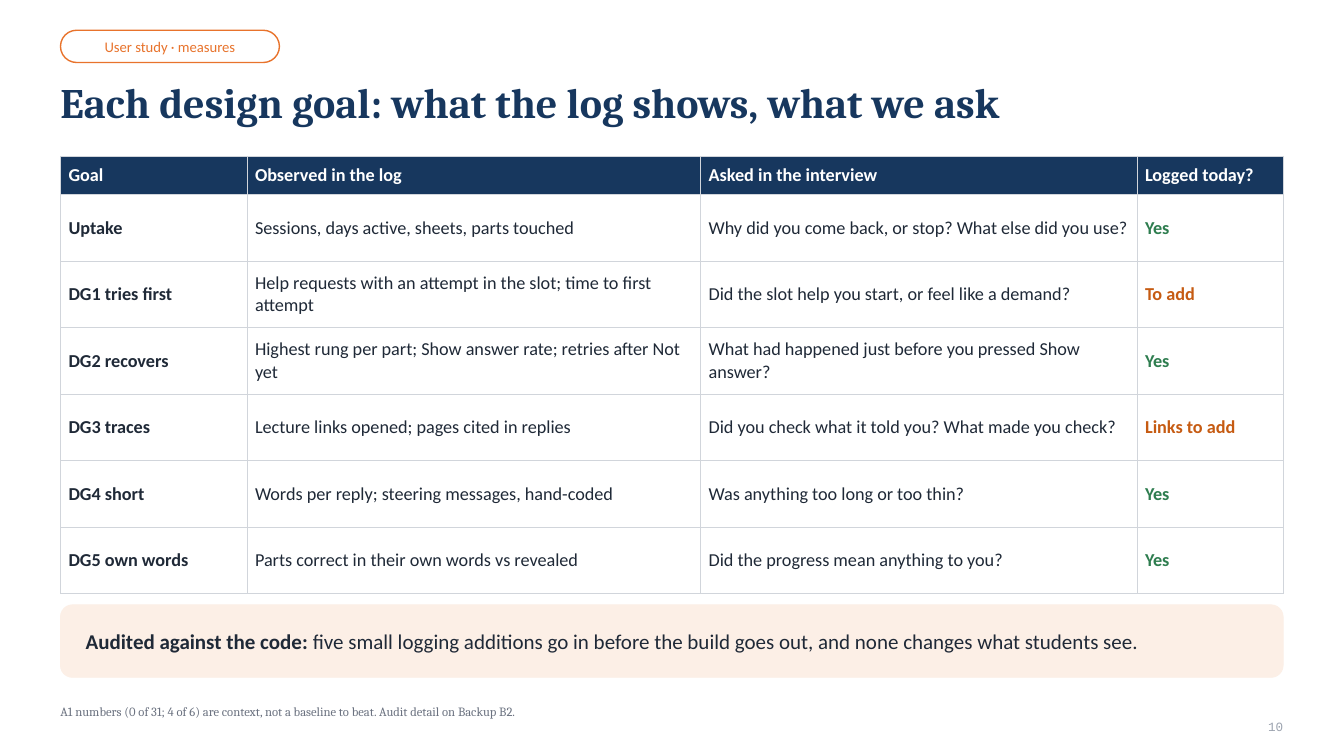
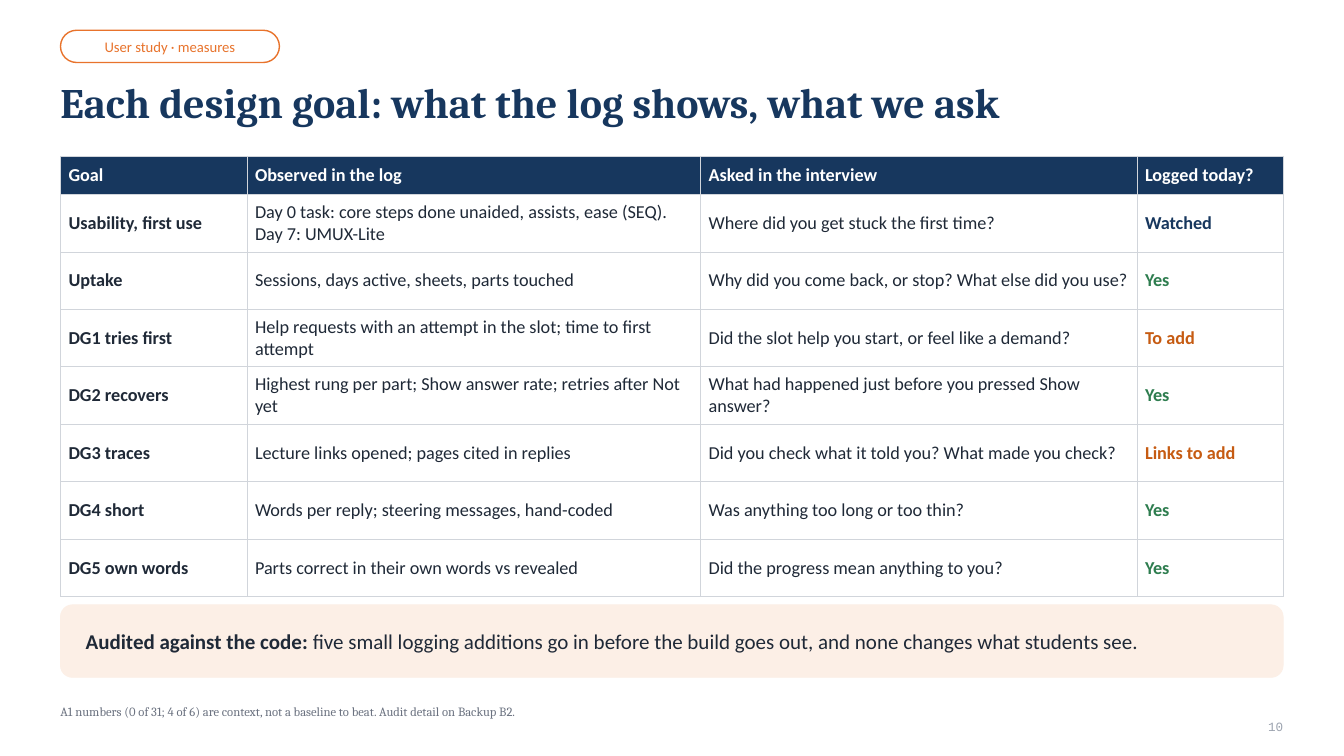
Before and after one commit to lucasisnotcool/ChatterED, a slide deck: slide 10 of docs/group/final-presentation/ChatterED_Final.pptx. Drawn at 1344x756 pixels with LibreOffice and Linux fonts; fonts in the diff are those of the drawing. Boxes give left, top, right and bottom in pixels: in the first picture for what was removed or moved away, otherwise in the second. Text is boxed around its words. In the diff, an @@ line names an element or a change of style, - is before the commit and + after.

```diff
--- a/docs/group/final-presentation/ChatterED_Final.pptx
+++ b/docs/group/final-presentation/ChatterED_Final.pptx
@@ table at (60,156,1284,581) @@
+row 2: Usability, first use | Day 0 task: core steps done unaided, assists, ease (SEQ). Day 7: UMUX-Lite | Where did you get stuck the first time? | Watched
```
Also in this commit, not shown: 7 other slides changed, 1 other file.
